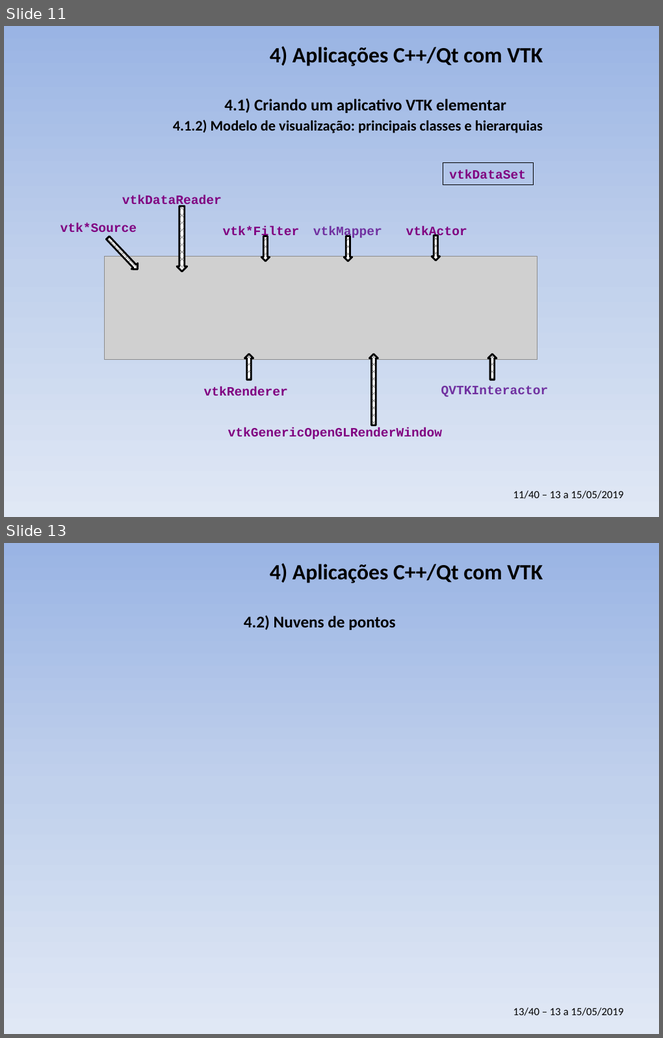
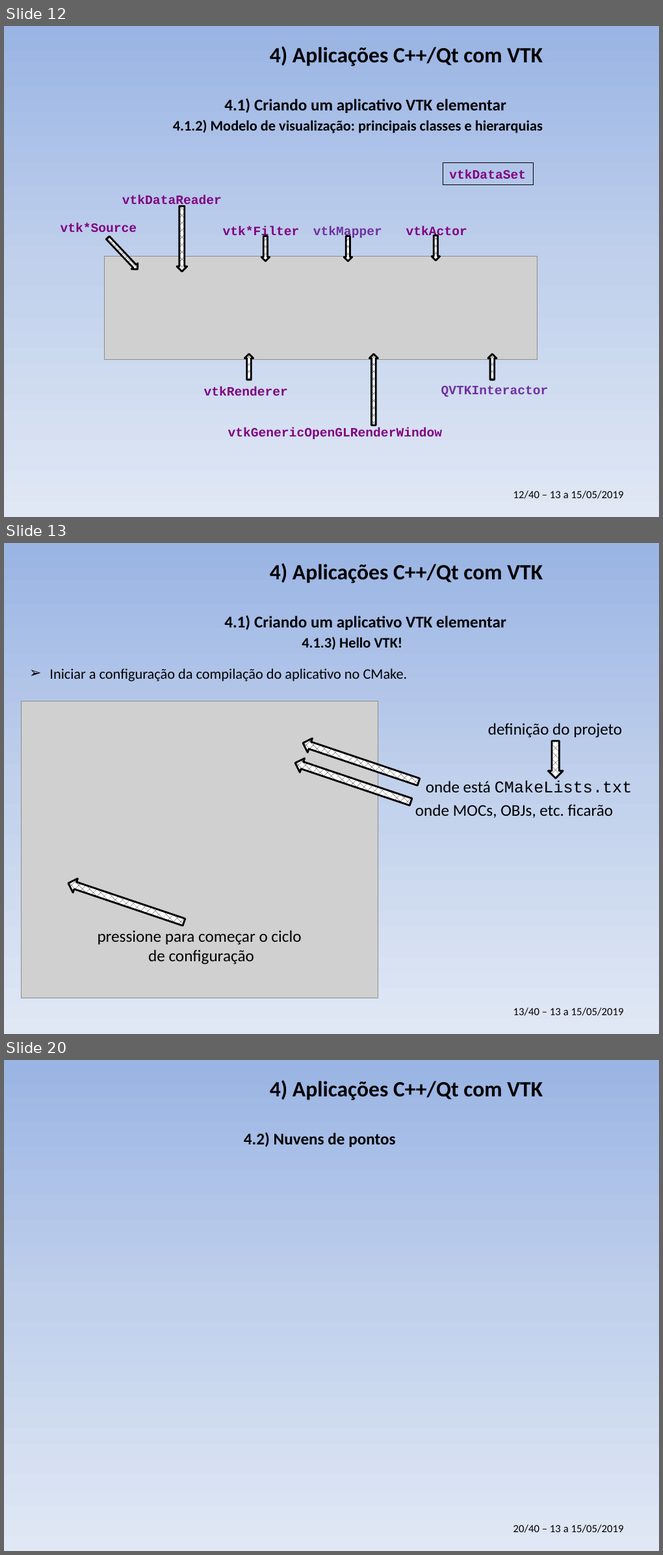
Before and after one commit to PauloCarvalhoRJ/cursoVTKgeo, a slide deck: aulas_3dias/slides_3dias.pptx. Shown one above the other, each under a label of ours: slides 11 and 13 before the commit, slides 12, 13 and 20 after it; the slides between them are not shown. The pictures are 663x1038 and 663x1555 pixels, drawn with LibreOffice and Linux fonts; fonts in the diff are those of the drawing; grey boxes stand for pictures; background and template pictures are left out. Boxes give left, top, right and bottom in pixels: in the first picture for what was removed or moved away, otherwise in the second. Text is boxed around its words. In the diff, an @@ line names an element or a change of style, - is before the commit and + after.

```diff
--- a/aulas_3dias/slides_3dias.pptx
+++ b/aulas_3dias/slides_3dias.pptx
@@ slide 13 added at <box>4,543,659,1034</box>, background gradient #9AB5E4 to #C2D1ED to #E1E8F5; not listed: 1 template element that a slide beside it also shows @@
@@ title added at <box>270,563,543,583</box>, 24 pt, text #000000, bold @@
+4) Aplicações C++/Qt com VTK
@@ text added at <box>224,615,506,630</box>, 18 pt, text #000000, bold @@
+4.1) Criando um aplicativo VTK elementar
@@ text added at <box>302,637,403,650</box>, 16 pt, text #000000, bold @@
+4.1.3) Hello VTK!
@@ text added at <box>50,668,408,681</box>, 16 pt, text #000000 @@
+➢ Iniciar a configuração da compilação do aplicativo no CMake.
@@ picture added at <box>21,701,378,998</box> @@
@@ down arrow added at <box>300,736,421,789</box>, fill pattern #000000 on #FFFFFF, outline #000000 2 pt @@
@@ text added at <box>488,723,622,738</box>, 18 pt, text #000000 @@
+definição do projeto
@@ down arrow added at <box>293,756,413,809</box>, fill pattern #000000 on #FFFFFF, outline #000000 2 pt @@
@@ down arrow added at <box>549,741,564,778</box>, fill pattern #000000 on #FFFFFF, outline #000000 2 pt @@
@@ text added at <box>426,780,633,793</box>, 18 pt, text #000000 @@
+onde está CMakeLists.txt
@@ text added at <box>415,804,613,818</box>, 18 pt, text #000000 @@
+onde MOCs, OBJs, etc. ficarão
@@ down arrow added at <box>66,876,187,929</box>, fill pattern #000000 on #FFFFFF, outline #000000 2 pt @@
@@ text added at <box>98,930,301,965</box>, 18 pt, text #000000 @@
+pressione para começar o ciclo
+de configuração
@@ what was slide 11 is now slide 12 @@
@@ text at <box>514,491,624,499</box>: text changed @@
-11/40 – 13 a 15/05/2019
+12/40 – 13 a 15/05/2019
@@ what was slide 13 is now slide 20 @@
@@ text at <box>514,1525,624,1533</box>: text changed @@
-13/40 – 13 a 15/05/2019
+20/40 – 13 a 15/05/2019
```
Also in this commit, not shown: 1 slide changed, 6 other slides added.
